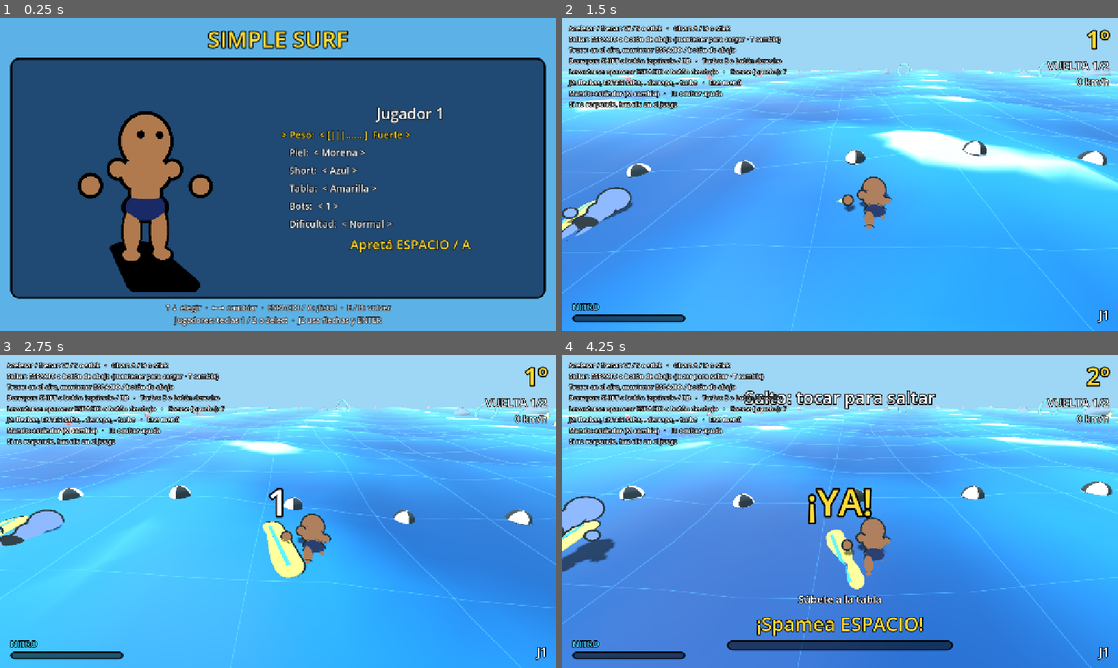
Above: before the commit, frames 1-4 (two rows, left to right).
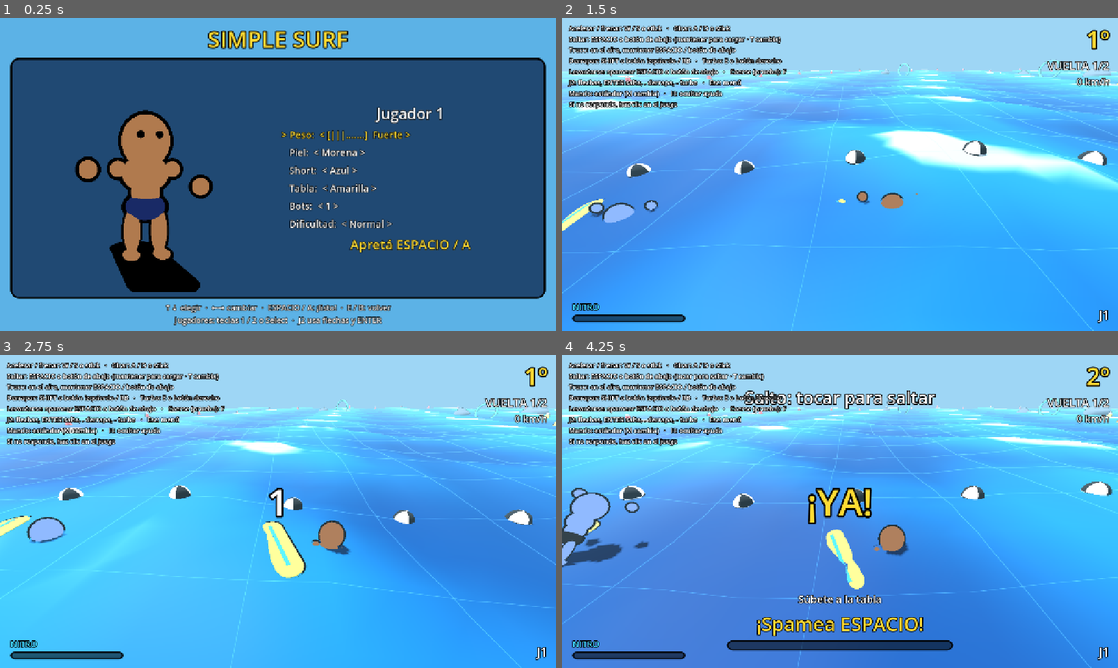
Above: after the commit, the same moments.

Repository: asimplesurfer/simplesurf
Game: Godot game, scene res://ui/menus/character_select.tscn
Two runs of this game, one before a commit and one after it. Both use one fixed random seed, a clock stepped at 60 frames per second and the inputs below.
Inputs (mouse positions are in pixels of both pictures, inside the frame that each line leads up to):
- Up to frame 1 (0.25 s): no input
- Up to frame 2 (1.5 s): tap Enter at 0.5 s; move the mouse to (962, 158) at 0.52 s; hold D (p1_right) 0.53-1.25 s; hold Space (p1_a) 0.53-1.25 s; click (962, 158) at 0.67 s; drag from (728, 190) to (812, 237) at 1.27 s
- Up to frame 3 (2.75 s): move the mouse to (333, 442) at 2.02 s; hold D (p1_right) from 2.03 s (still down); tap Shift (p1_drift) at 2.1 s
- Up to frame 4 (4.25 s): release D (p1_right) at 2.75 s; drag from (812, 574) to (673, 464) at 2.77 s; move the mouse to (1006, 558) at 3.52 s; hold A (p1_left) from 3.53 s (still down); tap T at 3.6 s

The runs differ from the first frame. In frame 1, 0.7% of the frame differs, in the area x 13-38%, y 29-66%; in frame 2, 1.9%; in frame 3, 1.7%; in frame 4, 2.3%, in the area x 0-63%, y 42-71%.

Commit message:
Animaciones genéricas del personaje
- Las mismas para cualquier cuerpo: mueven cada pieza desde su lugar de
  reposo (que depende del peso)
- En el agua: agita los brazos hundiéndose al caer y después se mantiene a
  flote pataleando (ahora queda casi parado y hundido hasta el pecho)
- Subirse a la tabla (estira los brazos y se trepa), remar acostado,
  pararse de un salto
- Sobre la tabla: brazos abiertos que se mueven al girar, rebote de
  rodillas, agacharse al cargar el salto, brazos arriba en el aire, brazos
  abiertos en el truco, mano rozando el agua al derrapar, festejo al llegar
- En el menú: respira y saluda

Co-Authored-By: Claude Opus 5.5 <noreply@anthropic.com>
Claude-Session: https://claude.ai/code/session_0158oNfJa2g5qsqyuATh8Mjh

Diff:
--- a/characters/avatar.gd
+++ b/characters/avatar.gd
@@ -2,20 +2,59 @@
 extends Node3D
 ## El personaje armado con las piezas de AvatarCore: cada pieza es una esfera
 ## escalada (elipsoide), con color plano sin luces y contorno negro grueso.
-## Las manos flotan sin brazos con un leve vaivén. Mira hacia +Z y los pies
-## están en y = 0 (en unidades de AvatarCore; escalar el nodo para el tamaño).
+## Mira hacia +Z y los pies están en y = 0 (en unidades de AvatarCore; escalar
+## el nodo para el tamaño).
+##
+## Animaciones genéricas: las mismas para cualquier cuerpo. Mueven cada pieza
+## desde su lugar de reposo (que depende del peso), así que sirven igual para
+## el Musculoso y para el Cervecero. Se elige con `anim` y se ajusta con
+## charge / steer / drift_side / effort. Los cambios se suavizan solos.
+##
+## Ejes del avatar: X a los costados (las piezas _L están en +X), Y arriba,
+## Z al frente. Acostado boca abajo, Y apunta hacia adelante y Z hacia abajo.
 
 const OUTLINE_SHADER := preload("res://assets/shaders/outline.gdshader")
 ## Grosor del contorno en unidades del avatar.
 const OUTLINE := 0.06
 
+## Animaciones disponibles.
+const ANIMS := [
+	&"idle",       # parado tranquilo (menú): saluda de vez en cuando
+	&"ride",       # sobre la tabla: brazos abiertos para el equilibrio
+	&"air",        # en el aire: brazos arriba, piernas recogidas
+	&"trick",      # truco: brazos bien abiertos
+	&"drift",      # derrape: una mano rozando el agua
+	&"flail",      # recién caído: agita los brazos hundiéndose
+	&"tread",      # en el agua: se mantiene a flote
+	&"climb",      # se sube a la tabla
+	&"paddle",     # acostado: rema
+	&"pop_up",     # se para de un salto
+	&"celebrate",  # festeja
+]
+
 var data: CharacterData
+
+## Animación actual (ver ANIMS).
+var anim: StringName = &"idle"
+## 0..1: cuánto está cargando el salto (se agacha).
+var charge: float = 0.0
+## -1..1: hacia dónde gira (+1 = a la derecha del surfista).
+var steer: float = 0.0
+## Lado del derrape (-1 / 1).
+var drift_side: int = 1
+## 0..1: esfuerzo (remar o patalear más rápido).
+var effort: float = 0.0
 
 var _sphere := SphereMesh.new()
 var _pieces: Dictionary = {}
 var _materials: Dictionary = {}
-var _hand_base: Dictionary = {}
+## Posición de reposo de cada pieza (según el peso).
+var _base: Dictionary = {}
+## Desplazamiento actual de cada pieza (suavizado).
+var _offset: Dictionary = {}
 var _time: float = 0.0
+var _anim_time: float = 0.0
+var _last_anim: StringName = &""
 var _eyes: Array[MeshInstance3D] = []
 
 
@@ -50,8 +89,9 @@
 		piece.position = part.pos
 		piece.scale = radii
 		piece.material_override = _material_for(part.color, radii)
-		if id.begins_with("hand"):
-			_hand_base[id] = part.pos
+		_base[id] = part.pos
+		if not _offset.has(id):
+			_offset[id] = Vector3.ZERO
 	_place_eyes()
 
 
@@ -85,7 +125,7 @@
 		black.shading_mode = BaseMaterial3D.SHADING_MODE_UNSHADED
 		black.albedo_color = Color.BLACK
 		eye_mesh.material = black
-		for side in [-1.0, 1.0]:
+		for i in 2:
 			var eye := MeshInstance3D.new()
 			eye.mesh = eye_mesh
 			add_child(eye)
@@ -99,8 +139,192 @@
 
 func _process(delta: float) -> void:
 	_time += delta
-	# Manos flotando con un leve vaivén.
-	for id in _hand_base:
+	if anim != _last_anim:
+		_last_anim = anim
+		_anim_time = 0.0
+	_anim_time += delta
+
+	var target := _target_offsets()
+	var k := 1.0 - exp(-14.0 * delta)
+	for id in _base:
+		var goal: Vector3 = target.get(id, Vector3.ZERO)
+		_offset[id] = (_offset[id] as Vector3).lerp(goal, k)
 		var piece: MeshInstance3D = _pieces[id]
-		var phase := 0.0 if String(id).ends_with("_L") else 1.3
-		piece.position = _hand_base[id] + Vector3(0.0, sin(_time * 2.4 + phase) * 0.05, 0.0)
+		piece.position = _base[id] + _offset[id]
+	_place_eyes()
+
+
+## Desplazamiento de cada pieza para la animación actual.
+func _target_offsets() -> Dictionary:
+	var o := {}
+	var t := _anim_time
+	match anim:
+		&"ride":
+			_ride(o)
+		&"air":
+			_air(o, false)
+		&"trick":
+			_air(o, true)
+		&"drift":
+			_ride(o)
+			_drift(o)
+		&"flail":
+			_flail(o, t)
+		&"tread":
+			_tread(o)
+		&"climb":
+			_climb(o, t)
+		&"paddle":
+			_paddle(o)
+		&"pop_up":
+			_pop_up(o, t)
+		&"celebrate":
+			_celebrate(o)
+		_:
+			_idle(o)
+	if charge > 0.0:
+		_crouch(o, charge)
+	return o
+
+
+func _add(o: Dictionary, id: String, v: Vector3) -> void:
+	o[id] = o.get(id, Vector3.ZERO) + v
+
+
+## Mueve todo el torso (cabeza, pecho, panza, hombros, cadera).
+func _torso(o: Dictionary, v: Vector3) -> void:
+	for id in ["head", "chest", "belly", "hips", "delt_L", "delt_R"]:
+		_add(o, id, v)
+
+
+## Lleva una mano a una altura relativa a la cabeza (para cualquier cuerpo).
+func _hand_to_head(o: Dictionary, id: String, above: float, out: float, forward: float) -> void:
+	var base: Vector3 = _base[id]
+	var head: Vector3 = _base["head"]
+	var side := 1.0 if id.ends_with("_L") else -1.0
+	_add(o, id, Vector3(side * out, head.y + above - base.y, forward))
+
+
+func _idle(o: Dictionary) -> void:
+	var breath := sin(_time * 1.8) * 0.02
+	_torso(o, Vector3(0.0, breath, 0.0))
+	_add(o, "hand_L", Vector3(0.0, sin(_time * 2.4) * 0.05, 0.0))
+	# Saluda con la mano derecha cada tanto.
+	var cycle := fmod(_time, 5.0)
+	if cycle < 1.6:
+		var w := sin(cycle / 1.6 * PI)
+		_hand_to_head(o, "hand_R", 0.15 * w, 0.1 + sin(_time * 12.0) * 0.12 * w, 0.0)
+		o["hand_R"] = (o["hand_R"] as Vector3) * w
+	else:
+		_add(o, "hand_R", Vector3(0.0, sin(_time * 2.4 + 1.3) * 0.05, 0.0))
+
+
+func _ride(o: Dictionary) -> void:
+	var bob := sin(_time * 3.0) * 0.03
+	# Rodillas un poco flexionadas y un leve rebote.
+	_torso(o, Vector3(0.0, -0.08 + bob, 0.0))
+	_add(o, "leg_L", Vector3(0.0, -0.04 + bob * 0.5, 0.0))
+	_add(o, "leg_R", Vector3(0.0, -0.04 + bob * 0.5, 0.0))
+	# Brazos abiertos para el equilibrio. Al girar a la derecha (steer > 0), la
+	# mano de afuera de la curva sube y la de adentro baja.
+	# (El avatar mira al revés que el Rider: su _R queda del lado derecho del surfista.)
+	_add(o, "hand_L", Vector3(0.14, -0.22 + steer * 0.25 + bob, 0.0))
+	_add(o, "hand_R", Vector3(-0.14, -0.22 - steer * 0.25 + bob, 0.0))
+
+
+func _air(o: Dictionary, trick: bool) -> void:
+	var wiggle := sin(_time * 7.0) * 0.05
+	for id in ["foot_L", "foot_R"]:
+		_add(o, id, Vector3(0.0, 0.3, 0.12))
+	for id in ["leg_L", "leg_R"]:
+		_add(o, id, Vector3(0.0, 0.16, 0.06))
+	if trick:
+		_add(o, "hand_L", Vector3(0.45, 0.25 + wiggle, 0.0))
+		_add(o, "hand_R", Vector3(-0.45, 0.25 - wiggle, 0.0))
+	else:
+		_hand_to_head(o, "hand_L", 0.0 + wiggle, 0.15, 0.1)
+		_hand_to_head(o, "hand_R", 0.0 - wiggle, 0.15, 0.1)
+
+
+func _drift(o: Dictionary) -> void:
+	# La mano del lado del derrape roza el agua; la otra arriba.
+	var low := "hand_R" if drift_side > 0 else "hand_L"
+	var high := "hand_L" if drift_side > 0 else "hand_R"
+	var s := -1.0 if drift_side > 0 else 1.0
+	o[low] = Vector3(s * 0.3, -1.0, -0.15)
+	o[high] = Vector3(-s * 0.2, 0.35, 0.0)
+	_torso(o, Vector3(0.0, -0.12, 0.0))
+
+
+func _flail(o: Dictionary, t: float) -> void:
+	# Agita los brazos por encima de la cabeza, como hundiéndose.
+	var speed := 13.0 + effort * 6.0
+	_hand_to_head(o, "hand_L", 0.3 + sin(t * speed) * 0.3, 0.1 + sin(t * speed * 0.8) * 0.25, 0.1)
+	_hand_to_head(o, "hand_R", 0.3 + sin(t * speed + 2.0) * 0.3, 0.1 + sin(t * speed * 0.8 + 1.0) * 0.25, 0.1)
+	_kick(o, 14.0, 0.15)
+	_torso(o, Vector3(0.0, sin(t * 6.0) * 0.06, 0.0))
+
+
+func _tread(o: Dictionary) -> void:
+	# Se mantiene a flote: manos en círculos a la altura del pecho.
+	var ph := _time * (3.5 + effort * 6.0)
+	_add(o, "hand_L", Vector3(-0.1 + cos(ph) * 0.18, 0.05, sin(ph) * 0.22))
+	_add(o, "hand_R", Vector3(0.1 - cos(ph) * 0.18, 0.05, sin(ph + PI) * 0.22))
+	_kick(o, 6.0 + effort * 8.0, 0.1)
+
+
+func _climb(o: Dictionary, t: float) -> void:
+	# Estira los brazos hacia la tabla y se trepa pataleando.
+	var p := clampf(t / 0.45, 0.0, 1.0)
+	var reach := sin(p * PI)
+	_hand_to_head(o, "hand_L", 0.2 + 0.3 * reach, 0.0, 0.3 * reach)
+	_hand_to_head(o, "hand_R", 0.2 + 0.3 * reach, 0.0, 0.3 * reach)
+	_kick(o, 16.0, 0.2)
+
+
+func _paddle(o: Dictionary) -> void:
+	# Acostado: remada alternada. En reposo, la mano va de atrás (-Y) a adelante
+	# (+Y) por arriba (-Z, fuera del agua) y vuelve por abajo (+Z, en el agua).
+	var ph := _time * (3.0 + effort * 9.0)
+	for i in 2:
+		var id := "hand_L" if i == 0 else "hand_R"
+		var a := ph + PI * i
+		var inward := -0.25 if i == 0 else 0.25
+		_add(o, id, Vector3(inward, -cos(a) * 0.5 + 0.35, -sin(a) * 0.35))
+	_kick(o, 9.0 + effort * 6.0, 0.12)
+	# Cabeza un poco levantada mirando adelante.
+	_add(o, "head", Vector3(0.0, 0.04, -0.12))
+
+
+func _pop_up(o: Dictionary, t: float) -> void:
+	# Empuja la tabla con las manos y recoge las piernas.
+	var p := clampf(t / 0.3, 0.0, 1.0)
+	var push := sin(p * PI)
+	_add(o, "hand_L", Vector3(-0.3, -0.6 * push, 0.25))
+	_add(o, "hand_R", Vector3(0.3, -0.6 * push, 0.25))
+	for id in ["foot_L", "foot_R", "leg_L", "leg_R"]:
+		_add(o, id, Vector3(0.0, 0.2 * push, 0.1 * push))
+
+
+func _celebrate(o: Dictionary) -> void:
+	var hop := absf(sin(_time * 6.0)) * 0.12
+	_torso(o, Vector3(0.0, hop, 0.0))
+	_hand_to_head(o, "hand_L", 0.5 + sin(_time * 10.0) * 0.1, 0.35, 0.0)
+	_hand_to_head(o, "hand_R", 0.5 + sin(_time * 10.0 + 2.0) * 0.1, 0.35, 0.0)
+
+
+func _crouch(o: Dictionary, c: float) -> void:
+	_torso(o, Vector3(0.0, -0.35 * c, 0.06 * c))
+	_add(o, "leg_L", Vector3(0.06 * c, -0.16 * c, 0.0))
+	_add(o, "leg_R", Vector3(-0.06 * c, -0.16 * c, 0.0))
+	_add(o, "hand_L", Vector3(0.0, -0.35 * c, 0.25 * c))
+	_add(o, "hand_R", Vector3(0.0, -0.35 * c, 0.25 * c))
+
+
+## Patada alternada de piernas.
+func _kick(o: Dictionary, speed: float, amount: float) -> void:
+	var k := sin(_time * speed) * amount
+	_add(o, "foot_L", Vector3(0.0, 0.0, k))
+	_add(o, "foot_R", Vector3(0.0, 0.0, -k))
+	_add(o, "leg_L", Vector3(0.0, 0.0, k * 0.5))
+	_add(o, "leg_R", Vector3(0.0, 0.0, -k * 0.5))
--- a/core/race/race_manager.gd
+++ b/core/race/race_manager.gd
@@ -161,6 +161,7 @@
 func _finish(r: Rider) -> void:
 	_finish_order.append(r)
 	finish_times[r] = race_time
+	r.race_finished = true
 	racer_finished.emit(r, _finish_order.size())
 	# Termina cuando llegan todas las personas (o todos, si solo hay bots).
 	var waiting := humans()
--- a/core/rider/rider.gd
+++ b/core/rider/rider.gd
@@ -61,6 +61,8 @@
 var motivation_timer: float = 0.0
 ## true mientras el turbo está empujando (para efectos visuales).
 var turbo_active: bool = false
+## true cuando ya cruzó la meta (festeja).
+var race_finished: bool = false
 var water: Water
 
 var _steer_smoothed: float = 0.0
--- a/core/rider/rider_visual.gd
+++ b/core/rider/rider_visual.gd
@@ -55,6 +55,8 @@
 
 var _trail: BoardTrail
 var _wake: CPUParticles3D
+## Tiempo desde el último cambio de etapa (caída, subida, parada).
+var _stage_time: float = 0.0
 var _spray: DriftSpray
 
 
@@ -139,9 +141,10 @@
 static func body_pose(stage: Rider.RecoveryStage) -> Transform3D:
 	match stage:
 		Rider.RecoveryStage.IN_WATER:
-			# Flotando al costado de la tabla, medio hundido, agarrado del borde.
-			var b := Basis(Vector3.FORWARD, 0.35) * Basis(Vector3.RIGHT, -PI / 2.0 + 0.25)
-			return Transform3D(b, Vector3(0.8, -0.1, 0.75))
+			# En el agua al costado de la tabla, casi parado y hundido hasta el
+			# pecho (así se ven la cabeza y los brazos agitándose).
+			var b := Basis(Vector3.FORWARD, 0.25) * Basis(Vector3.RIGHT, -0.35)
+			return Transform3D(b, Vector3(1.0, -BODY_HEIGHT * 0.62, 0.3))
 		Rider.RecoveryStage.PRONE:
 			# Acostado boca abajo sobre la tabla, con la cabeza hacia adelante.
 			var b := Basis(Vector3.RIGHT, -PI / 2.0)
@@ -177,6 +180,7 @@
 	_board_from = _board_pivot.quaternion
 	_board_to = board_pose(stage)
 	_pose_t = 0.0
+	_stage_time = 0.0
 	match stage:
 		Rider.RecoveryStage.IN_WATER:  # Sale volando de la tabla.
 			_pose_duration = 0.35
@@ -232,6 +236,7 @@
 		_board_from.slerp(_board_to, t) * Quaternion(Vector3.UP, -rider.trick_angle)
 	)
 	_update_particles(delta)
+	_update_avatar_anim(delta)
 
 	# "Golpe" de cada pulsación: la pastilla se aplasta un poco.
 	_punch = move_toward(_punch, 0.0, delta * 5.0)
@@ -241,10 +246,39 @@
 	)
 
 
+## Elige la animación del personaje según lo que está haciendo el Rider.
+func _update_avatar_anim(delta: float) -> void:
+	_stage_time += delta
+	var stage := rider.recovery_stage
+	var a: StringName = &"ride"
+	_body.effort = clampf(_punch * 1.5, 0.0, 1.0)
+	_body.charge = rider.jump_charge
+	_body.steer = rider.steer_amount
+	match stage:
+		Rider.RecoveryStage.IN_WATER:
+			a = &"flail" if _stage_time < 1.4 or _punch > 0.3 else &"tread"
+		Rider.RecoveryStage.PRONE:
+			a = &"climb" if _stage_time < rider.stats.climb_time else &"paddle"
+			_body.effort = maxf(_body.effort, clampf(rider.speed / 3.0, 0.0, 1.0))
+		_:
+			if _stage_time < 0.3 and _pose_t < 1.0:
+				a = &"pop_up"
+			elif not rider.grounded:
+				a = &"trick" if rider.trick_angle > 0.0 else &"air"
+			elif rider.drift_side != 0:
+				a = &"drift"
+				_body.drift_side = rider.drift_side
+			elif rider.race_finished:
+				a = &"celebrate"
+	_body.anim = a
+
+
 func _idle_offset(stage: Rider.RecoveryStage) -> Vector3:
 	match stage:
 		Rider.RecoveryStage.IN_WATER:
-			return Vector3(0.0, sin(_time * 2.5) * 0.06, 0.0)
+			# Al caer se hunde un poco y vuelve a salir.
+			var dip := -0.35 * sin(clampf(_stage_time / 1.2, 0.0, 1.0) * PI)
+			return Vector3(0.0, sin(_time * 2.5) * 0.06 + dip, 0.0)
 		Rider.RecoveryStage.PRONE:
 			return Vector3(0.0, absf(sin(_time * 7.0)) * 0.03 * minf(rider.speed, 1.0), 0.0)
 		_:
